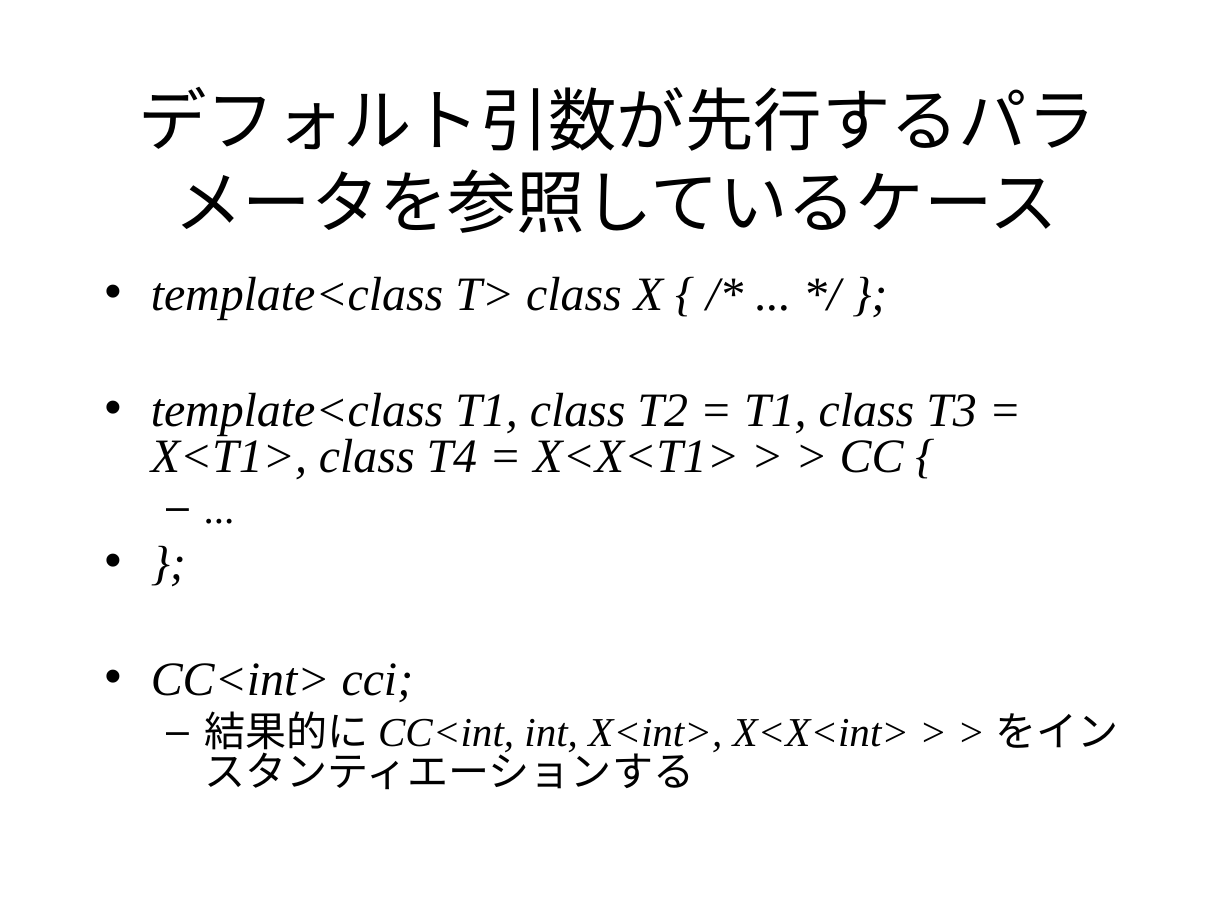
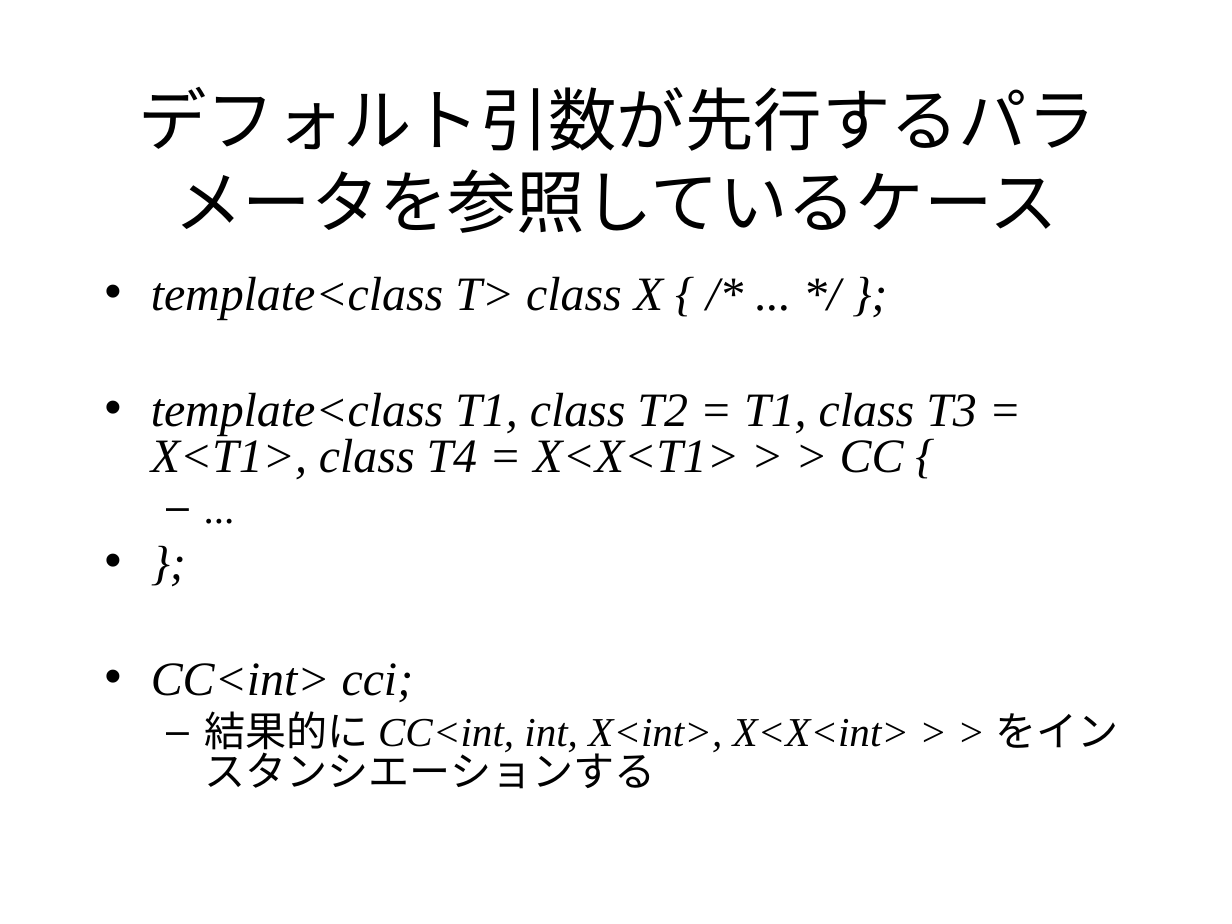
Before and after one commit to KeiHasegawa/cxx_doc, a slide deck: slide 3 of 16_template_default_argument.ppt. Drawn at 1232x924 pixels with LibreOffice and Linux fonts; fonts in the diff are those of the drawing. Boxes give left, top, right and bottom in pixels: in the first picture for what was removed or moved away, otherwise in the second. Text is boxed around its words. In the diff, an @@ line names an element or a change of style, - is before the commit and + after.

```diff
--- a/16_template_default_argument.ppt
+++ b/16_template_default_argument.ppt
@@ text at <box>205,711,1119,789</box>: text changed @@
-  – 結果的に CC<int, int, X<int>, X<X<int> > > をインスタンティエーションする
+  – 結果的に CC<int, int, X<int>, X<X<int> > > をインスタンシエーションする
```
Also in this commit, not shown: 3 other slides changed, 7 other files.
